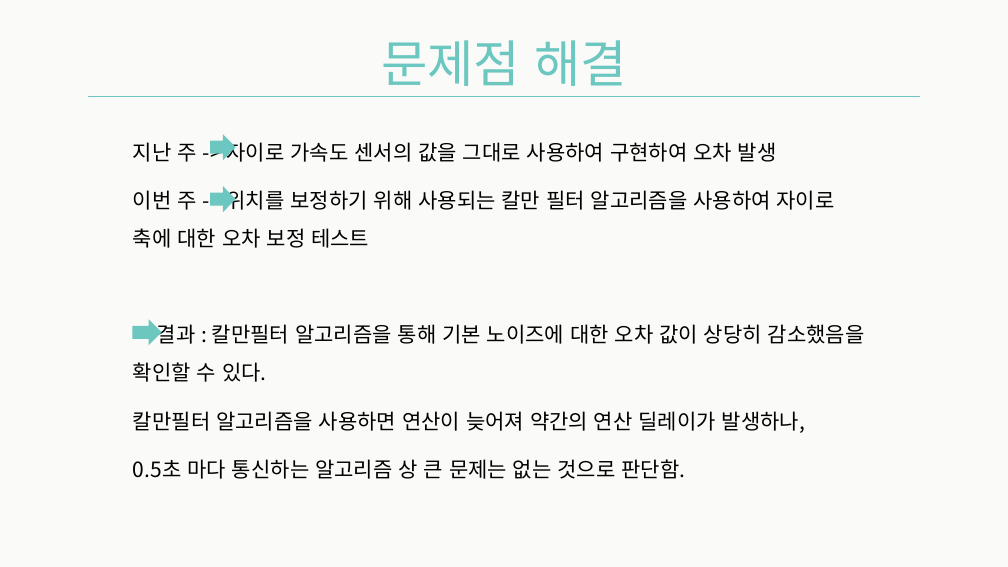
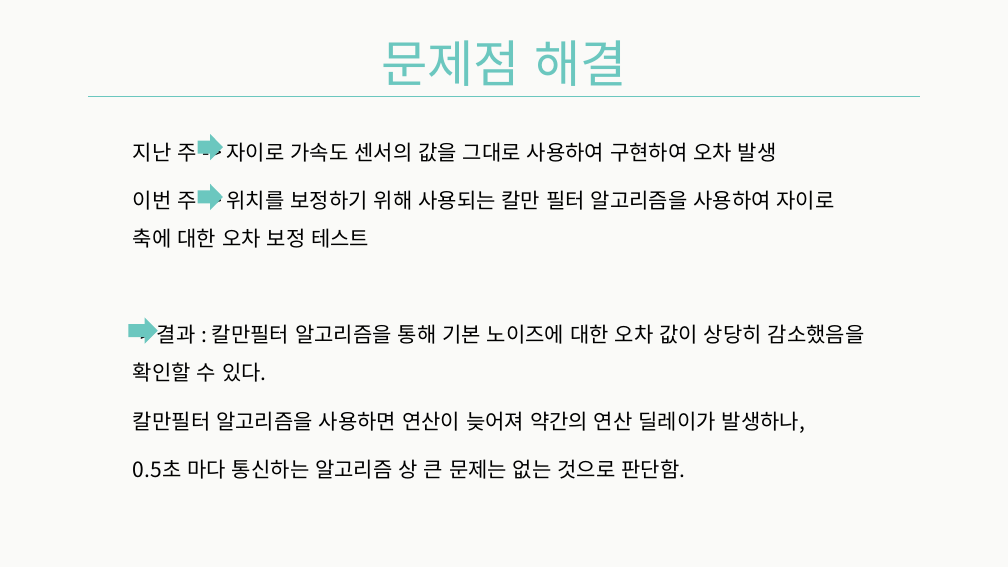
Before and after one commit to Team-Achi/Docs, a slide deck: slide 8 of PPT/캡스톤디자인_12주차_발표자료_5조.pptx. Drawn at 1008x567 pixels with LibreOffice and Linux fonts; fonts in the diff are those of the drawing. Boxes give left, top, right and bottom in pixels: in the first picture for what was removed or moved away, otherwise in the second. Text is boxed around its words. In the diff, an @@ line names an element or a change of style, - is before the commit and + after.

```diff
--- a/PPT/캡스톤디자인_12주차_발표자료_5조.pptx
+++ b/PPT/캡스톤디자인_12주차_발표자료_5조.pptx
@@ right arrow: place and size @@
-right arrow at [210,135,236,160]
+right arrow at [197,134,223,160]
@@ right arrow: place and size @@
-right arrow at [210,186,236,212]
+right arrow at [197,184,223,209]
@@ right arrow: place and size @@
-right arrow at [132,319,162,345]
+right arrow at [129,318,158,343]
```
Also in this commit, not shown: 6 other slides changed, 2 slides added, 1 slide removed.
